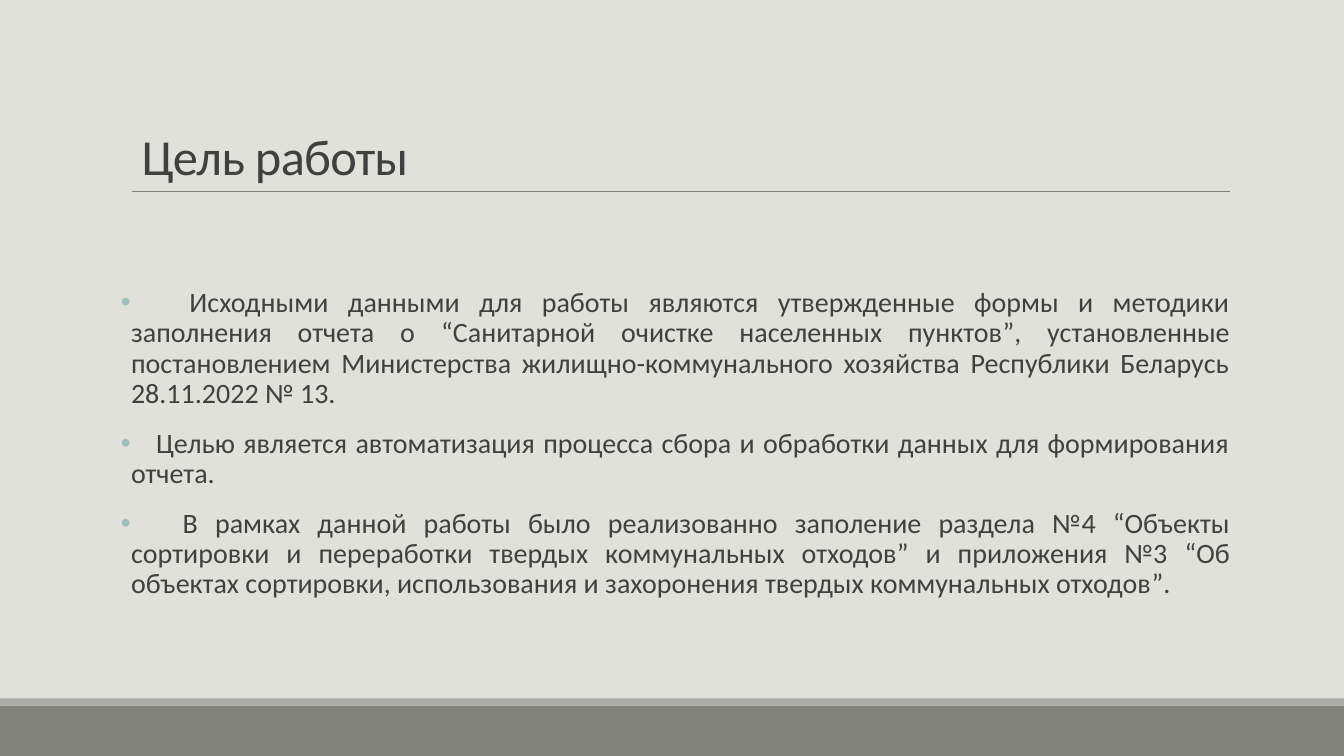
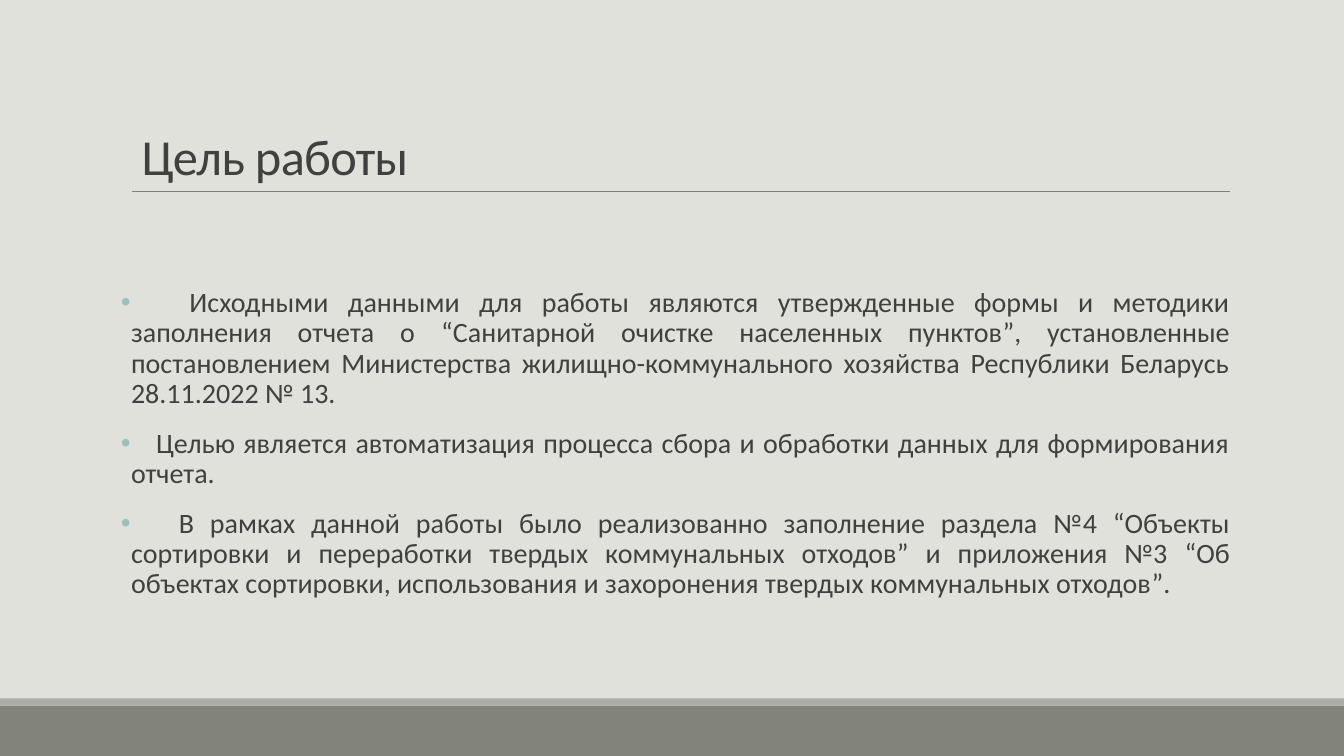
Before and after one commit to ItchyNitchy/ClickohouseDiploma, a slide deck: slide 3 of Формирование отчета по санитарной очистке населенных пуктов.pptx. Drawn at 1344x756 pixels with LibreOffice and Linux fonts; fonts in the diff are those of the drawing. Boxes give left, top, right and bottom in pixels: in the first picture for what was removed or moved away, otherwise in the second. Text is boxed around its words. In the diff, an @@ line names an element or a change of style, - is before the commit and + after.

```diff
--- a/Формирование отчета по санитарной очистке населенных пуктов.pptx
+++ b/Формирование отчета по санитарной очистке населенных пуктов.pptx
@@ text at [131, 513, 1230, 598]: text changed @@
-• В рамках данной работы было реализованно заполение раздела №4 “Объекты сортировки и переработки твердых коммунальных отходов” и приложения №3 “Об объектах сортировки, использования и захоронения твердых коммунальных отходов”.
+• В рамках данной работы было реализованно заполнение раздела №4 “Объекты сортировки и переработки твердых коммунальных отходов” и приложения №3 “Об объектах сортировки, использования и захоронения твердых коммунальных отходов”.
```
Also in this commit, not shown: 1 other slide changed.
